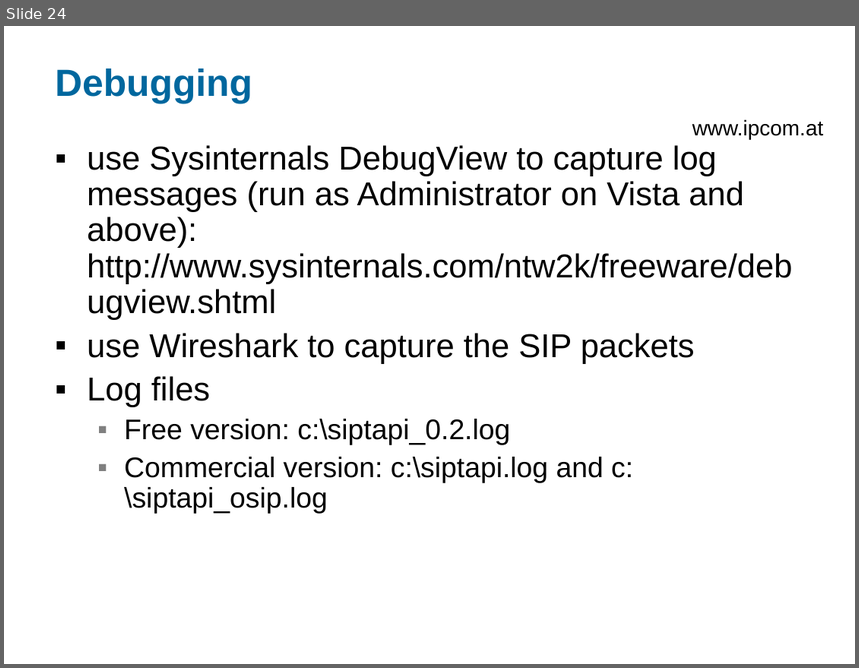
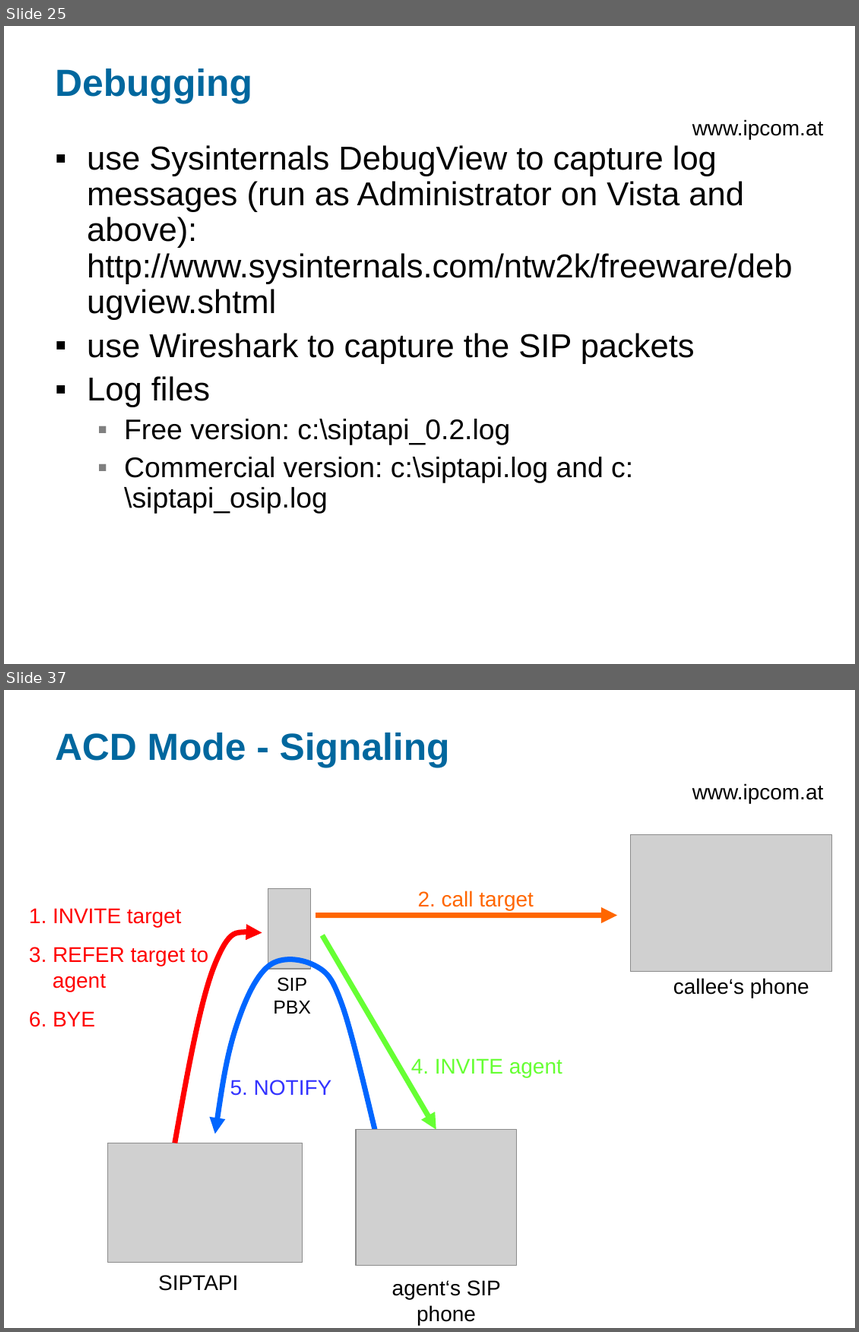
Before and after one commit to egilkh/siptapi, a slide deck: doc/SIPTAPI-README.ppt. Shown one above the other, each under a label of ours: slide 24 before the commit, slides 25 and 37 after it; the slides between them are not shown. The pictures are 859x668 and 859x1332 pixels, drawn with LibreOffice and Linux fonts; fonts in the diff are those of the drawing; grey boxes stand for pictures; background and template pictures are left out. Boxes give left, top, right and bottom in pixels: in the first picture for what was removed or moved away, otherwise in the second. Text is boxed around its words. In the diff, an @@ line names an element or a change of style, - is before the commit and + after.

Commit message:
READMe now also contains the description of the commercial SIPTAPI

```diff
--- a/doc/SIPTAPI-README.ppt
+++ b/doc/SIPTAPI-README.ppt
@@ slide 37 added at <box>4,690,855,1328</box>, background #FFFFFF; not listed: 1 template element that a slide beside it also shows @@
@@ title added at <box>55,733,450,768</box>, 32 pt, text #00679E, bold @@
+ACD Mode - Signaling
@@ picture added at <box>630,834,832,972</box> @@
@@ picture added at <box>268,888,311,968</box> @@
@@ text added at <box>418,891,534,910</box>, 18 pt, text #FF6600 @@
+2. call target
@@ text added at <box>29,908,208,1027</box>, 18 pt, text #FF0000 @@
+1. INVITE target
+3. REFER target to
+agent
+6. BYE
@@ arrow added from (316, 916) to (617, 916), #FF6600 4.51 pt @@
@@ freeform shape added at <box>175,929,262,1144</box>, outline #FF0000 4.51 pt @@
@@ arrow added from (322, 935) to (436, 1130), #66FF33 4.51 pt @@
@@ freeform shape added at <box>215,955,382,1157</box>, outline #0066FF 4.51 pt @@
@@ text added at <box>273,977,311,1014</box>, 16 pt, text #000000 @@
+SIP
+PBX
@@ text added at <box>674,978,810,998</box>, 18 pt, text #000000 @@
+callee‘s phone
@@ text added at <box>411,1059,563,1078</box>, 18 pt, text #66FF33 @@
+4. INVITE agent
@@ text added at <box>230,1080,332,1096</box>, 18 pt, text #3333FF @@
+5. NOTIFY
@@ picture added at <box>108,1143,302,1262</box> @@
@@ picture added at <box>356,1130,516,1266</box> @@
@@ text added at <box>158,1275,238,1291</box>, 18 pt, text #000000 @@
+SIPTAPI
@@ text added at <box>392,1281,501,1325</box>, 18 pt, text #000000 @@
+agent‘s SIP phone
@@ what was slide 24 is now slide 25 @@
```
Also in this commit, not shown: 3 slides changed, 17 other slides added, 1 slide removed, 1 other file.
